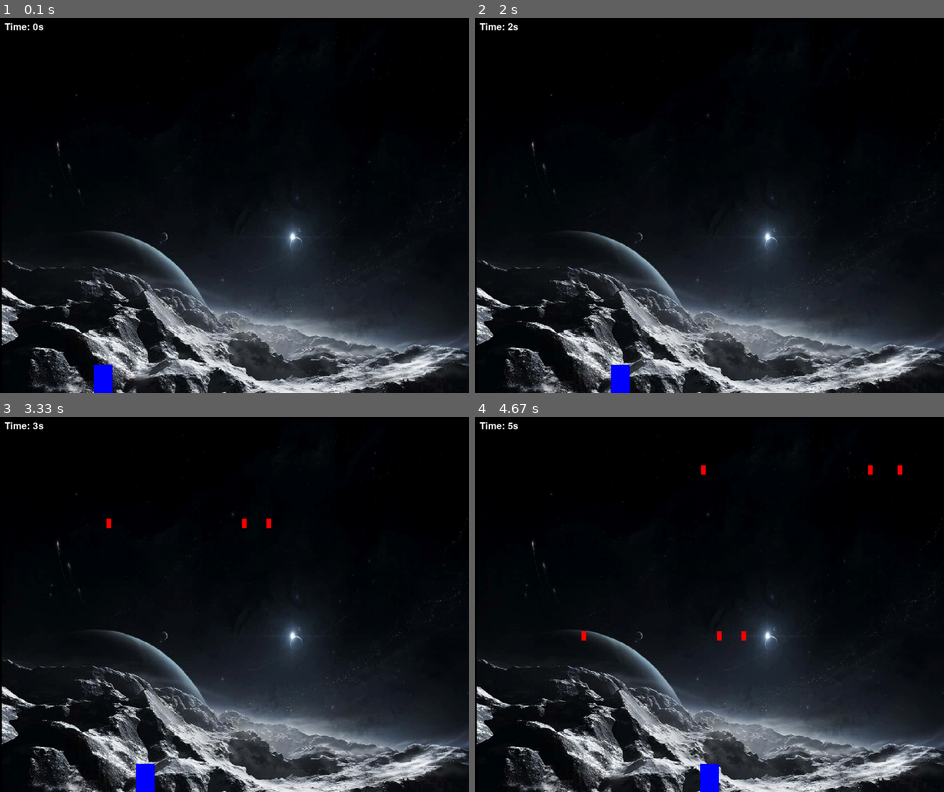
Above: before the commit, frames 1-4 (two rows, left to right).
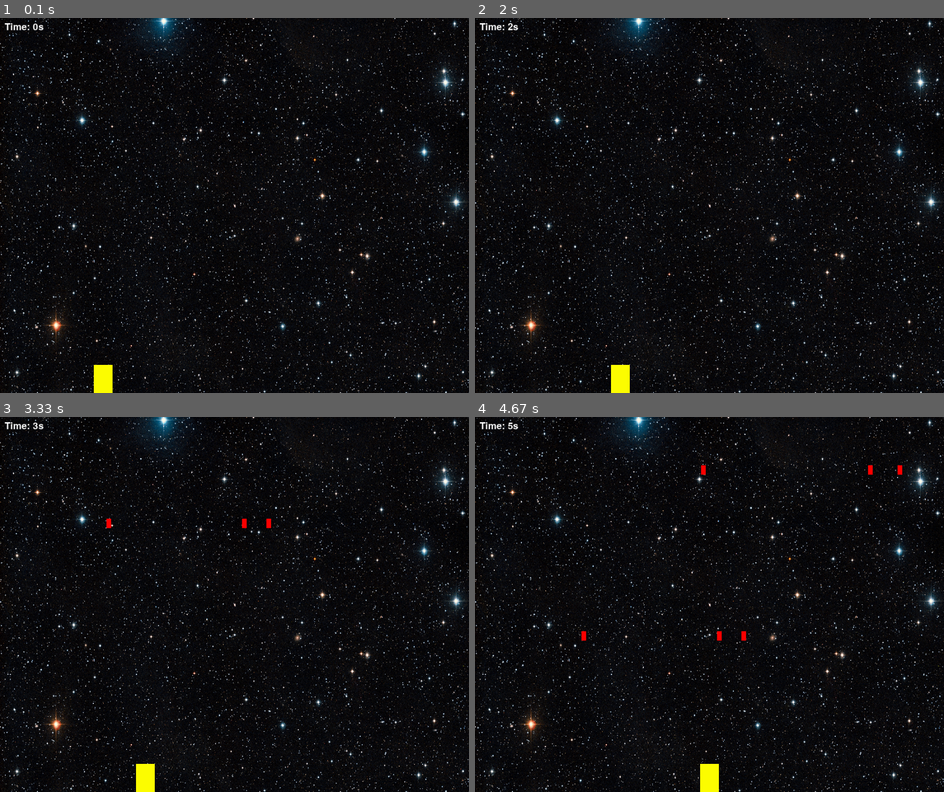
Above: after the commit, the same moments.

Repository: CarlosVanzego/Pygame
Game: pygame game, started from main.py
Two runs of this game, one before a commit and one after it. Both use one fixed random seed, a clock stepped at 60 frames per second and the inputs below.
Inputs:
- Up to frame 1 (0.1 s): no input
- Up to frame 2 (2 s): hold Right 0.33-0.8 s; hold Right 0.83-1.3 s; hold Left 1.33-1.87 s; hold Left from 1.9 s (still down)
- Up to frame 3 (3.33 s): release Left at 2.3 s; hold Right 2.33-2.97 s; hold Left from 3 s (still down)
- Up to frame 4 (4.67 s): release Left at 3.47 s; hold Right 3.5-3.97 s; hold Right 4-4.47 s; hold Left from 4.5 s (still down)

The runs differ from the first frame. In frame 1, 31% of the frame differs, in the area x 0-100%, y 0-100%; in frame 2, 31%; in frame 3, 31%; in frame 4, 30%.

Commit message:
background update and player color change

Diff:
--- a/main.py
+++ b/main.py
@@ -25,7 +25,7 @@
     time_text = FONT.render(f"Time: {round(elapsed_time)}s", 1, "white")
     WIN.blit(time_text, (10, 10))
 
-    pygame.draw.rect(WIN, "blue", player)
+    pygame.draw.rect(WIN, "yellow", player)
 
     for blast in blasts:
         pygame.draw.rect(WIN, "red", blast)
Binary file changed: bg.jpeg
